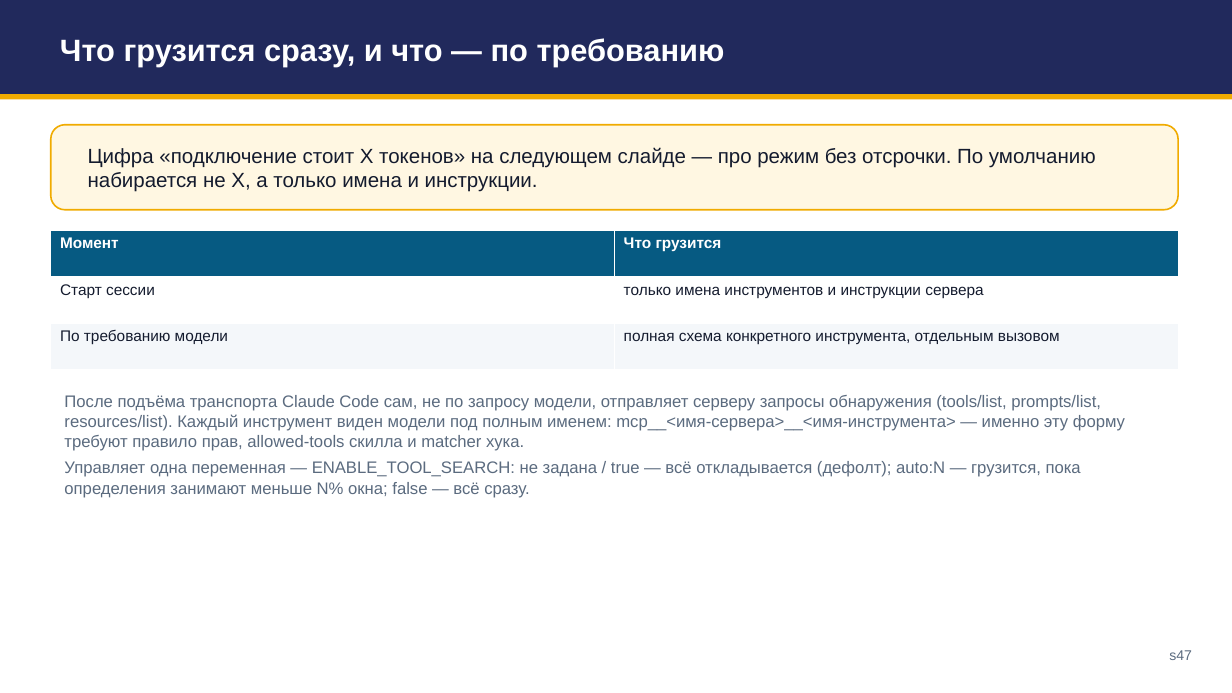
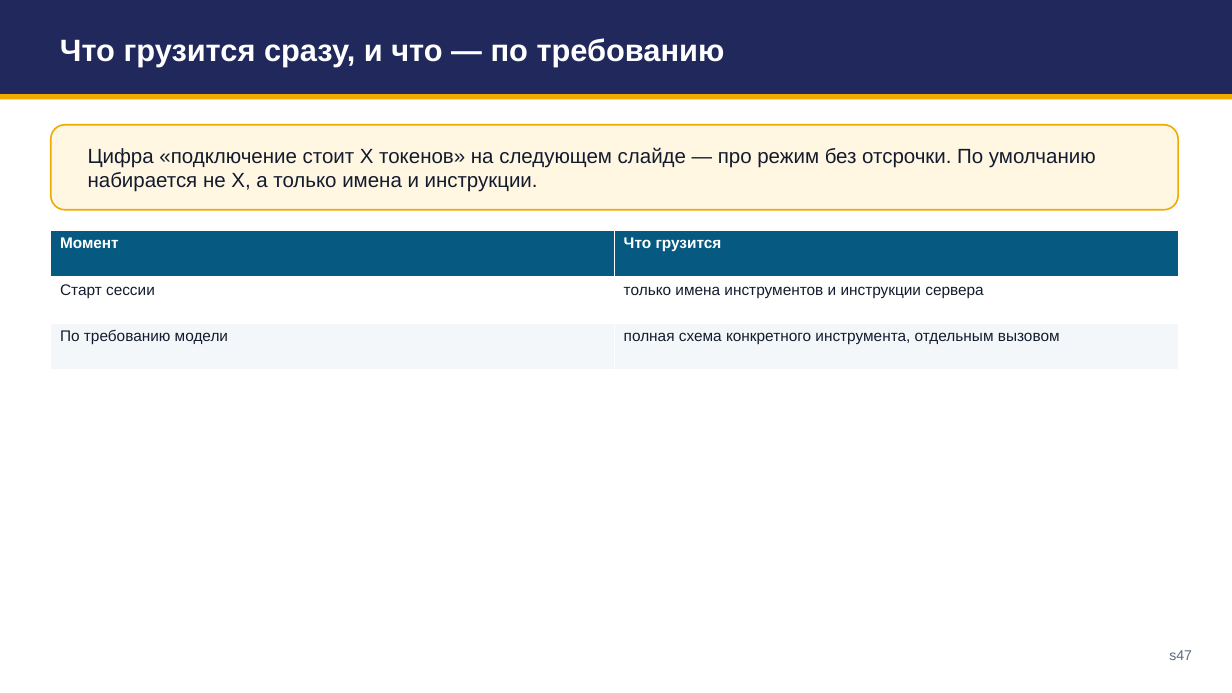
Before and after one commit to tellina-study/AI-usage-lessons, a slide deck: slide 47 of library/seminars/sem-05/rendered/sem-05.pptx. Drawn at 1232x693 pixels with LibreOffice and Linux fonts; fonts in the diff are those of the drawing. Boxes give left, top, right and bottom in pixels: in the first picture for what was removed or moved away, otherwise in the second. Text is boxed around its words. In the diff, an @@ line names an element or a change of style, - is before the commit and + after.

```diff
--- a/library/seminars/sem-05/rendered/sem-05.pptx
+++ b/library/seminars/sem-05/rendered/sem-05.pptx
@@ text removed at (64, 395, 1125, 498) @@
-После подъёма транспорта Claude Code сам, не по запросу модели, отправляет серверу запросы обнаружения (tools/list, prompts/list, resources/list). Каждый инструмент виден модели под полным именем: mcp__<имя-сервера>__<имя-инструмента> — именно эту форму требуют правило прав, allowed-tools скилла и matcher хука.
-Управляет одна переменная — ENABLE_TOOL_SEARCH: не задана / true — всё откладывается (дефолт); auto:N — грузится, пока определения занимают меньше N% окна; false — всё сразу.
```
Also in this commit, not shown: 44 other slides changed, 5 other files.
